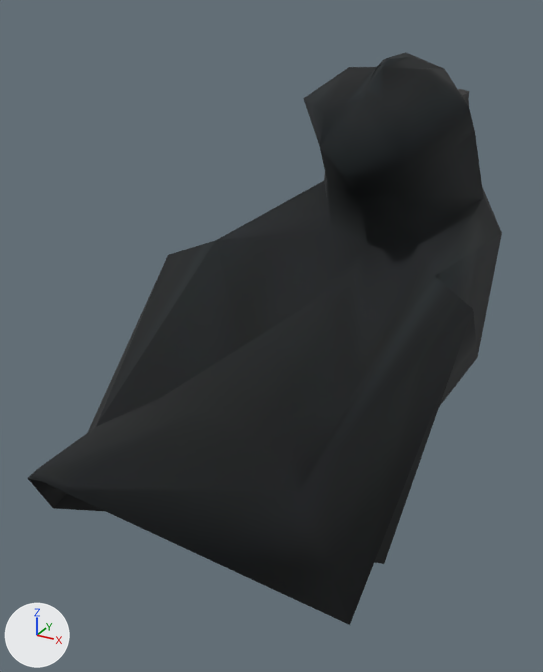
The FBX model 42.20/media/models_X/WorldItems/duck_odin.fbx as it was, and as the next commit left it.
The view is the same before and after, from a camera (50 mm lens) standing at (0.00113, -0.00263, 0.00196) and looking at (-0.00019, -0.00024, 0.00077). Every picture has the same lights, and +X, +Y and +Z are marked at lower left. The first picture is the older version. Where no turn or scale is listed for an object, it has been applied to the vertices.

Before the edit, the objects in view are built like this:
```python
me_mesh_012 = bpy.data.meshes.new('Mesh.012')
me_mesh_012.from_pydata(...)  # 92 vertices, 160 faces; spans x -0.00061..0.00061, y -0.00163..0.00148, z -0.00002..0.00178
me_mesh_012.materials.append(mat_10___default_012)  # picture img_duck_odin_png
ob_odin = bpy.data.objects.new('odin', me_mesh_012)
ob_odin.location = (0.0, 0.0, 0.0)
```
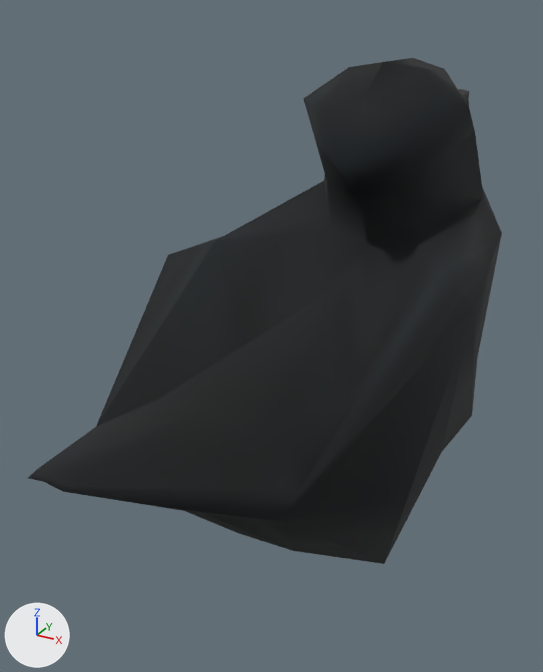
Where the newer file only moved an object's origin or applied its transform, the numbers keep the older frame.

What differs and where, as boxes (x1, y1, x2, y2) in the pictures (543 x 672 px; the box of a moved part takes in the faces that stretch with it):
'odin', reshaped (12% shorter): before (28, 52, 502, 625); after (28, 58, 502, 564)
part 1 of me_mesh_012, moved or reshaped: before (320, 52, 502, 564); after (175, 58, 502, 564)

Patch to the scene script:
```diff
--- a/42.20/media/models_X/WorldItems/duck_odin.fbx.py
+++ b/42.20/media/models_X/WorldItems/duck_odin.fbx.py
@@ mat_10___default_015 @@
+mat_10___default_015 = principled_material('10 - Default.015')
+mat_10___default_015.texture = img_duck_odin_png  # with its transparency
+mat_10___default_015.roughness = 0.859
@@ me_mesh_012 @@
 # used by ob_odin; location = (0.0, 0.0, 0.0)
-me_mesh_012.from_pydata(...)  # 92 vertices, 160 faces; spans x -0.00061..0.00061, y -0.00163..0.00148, z -0.00002..0.00178
-me_mesh_012.materials.append(mat_10___default_012)  # picture img_duck_odin_png
+me_mesh_012.from_pydata(...)  # 84 vertices, 156 faces; spans x -0.00061..0.00061, y -0.00163..0.00148, z -0.00002..0.00176
+# me_mesh_012 part 1
+# 16 vertices are removed from x -0.00008..0.00008, y 0.00016..0.00058, z 0.00162..0.00178
+# 40 faces are deleted
+# 4 vertices move from x -0.00055..0.00055, y -0.00117..-0.00112, z 0.00039..0.00067 to x -0.00034..0.00034, y -0.00121..-0.00112, z 0.00066..0.00067
+# 8 vertices are added at x -0.00059..0.00059, y -0.00065..0.00068, z 0.00047..0.00176
+# 36 new faces join them
+me_mesh_012.materials.append(mat_10___default_015)  # picture img_duck_odin_png
```
